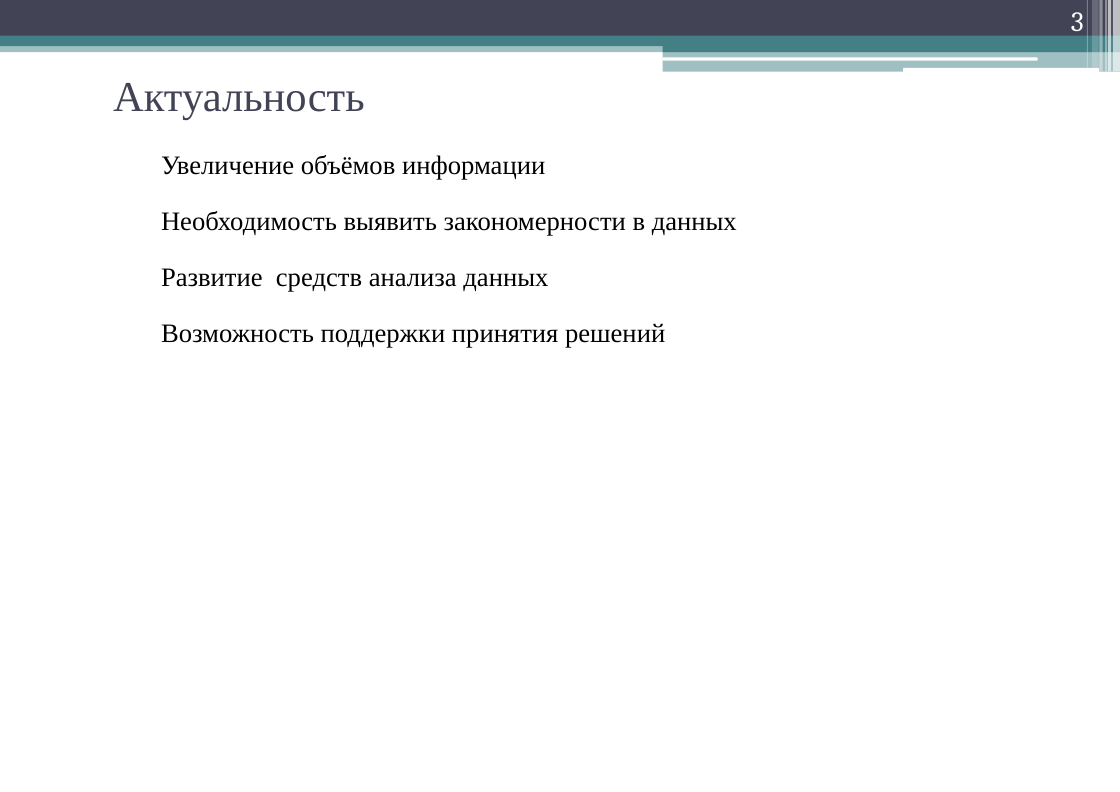
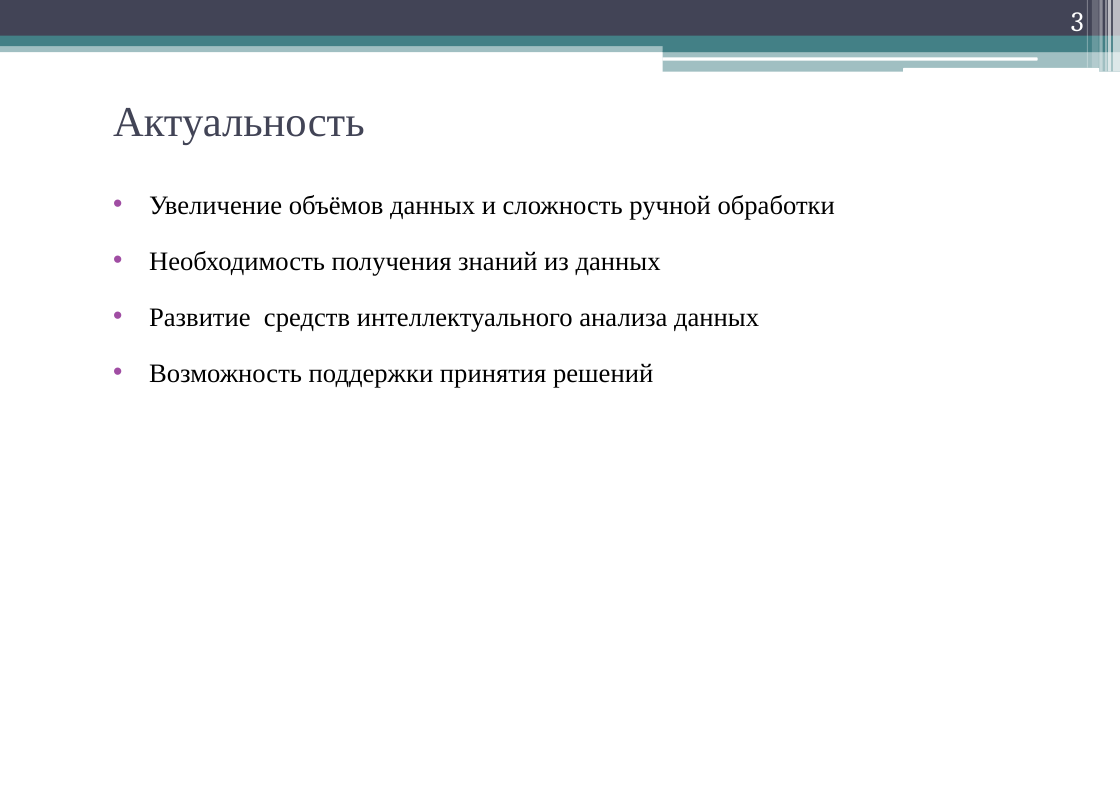
Before and after one commit to geper/DOC_decision_trees, a slide deck: slide 3 of Prezent.pptx. Drawn at 1120x792 pixels with LibreOffice and Linux fonts; fonts in the diff are those of the drawing. Boxes give left, top, right and bottom in pixels: in the first picture for what was removed or moved away, otherwise in the second. Text is boxed around its words. In the diff, an @@ line names an element or a change of style, - is before the commit and + after.

```diff
--- a/Prezent.pptx
+++ b/Prezent.pptx
@@ title "Актуальность": place and size @@
-title "Актуальность" at <box>113,83,365,119</box>
+title "Актуальность" at <box>113,108,365,145</box>
@@ text at <box>149,195,835,332</box>: text changed @@
-Увеличение объёмов информации
-Необходимость выявить закономерности в данных
-Развитие средств анализа данных
+• Увеличение объёмов данных и сложность ручной обработки
+• Необходимость получения знаний из данных
+• Развитие средств интеллектуального анализа данных
@@ text at <box>149,363,653,387</box>: bullet none to • @@
```
Also in this commit, not shown: 12 other slides changed, 1 slide added, 3 other files.
